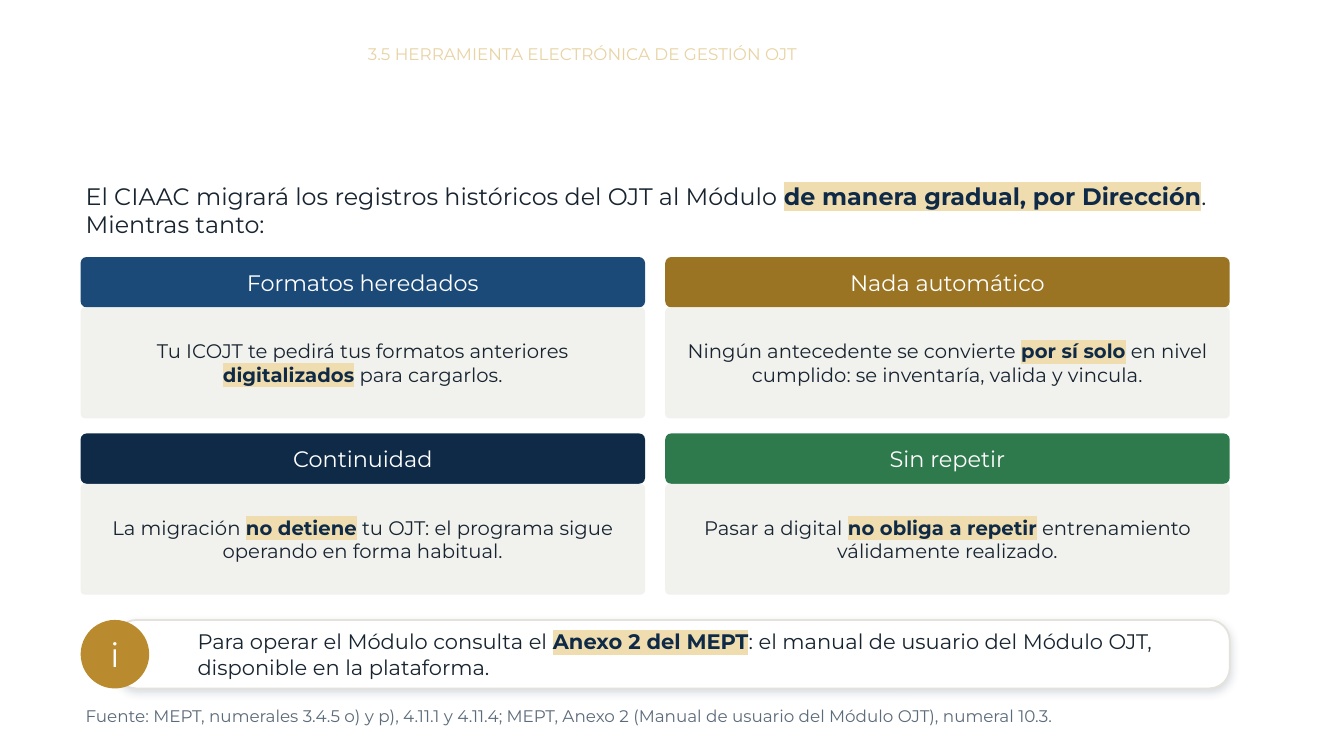
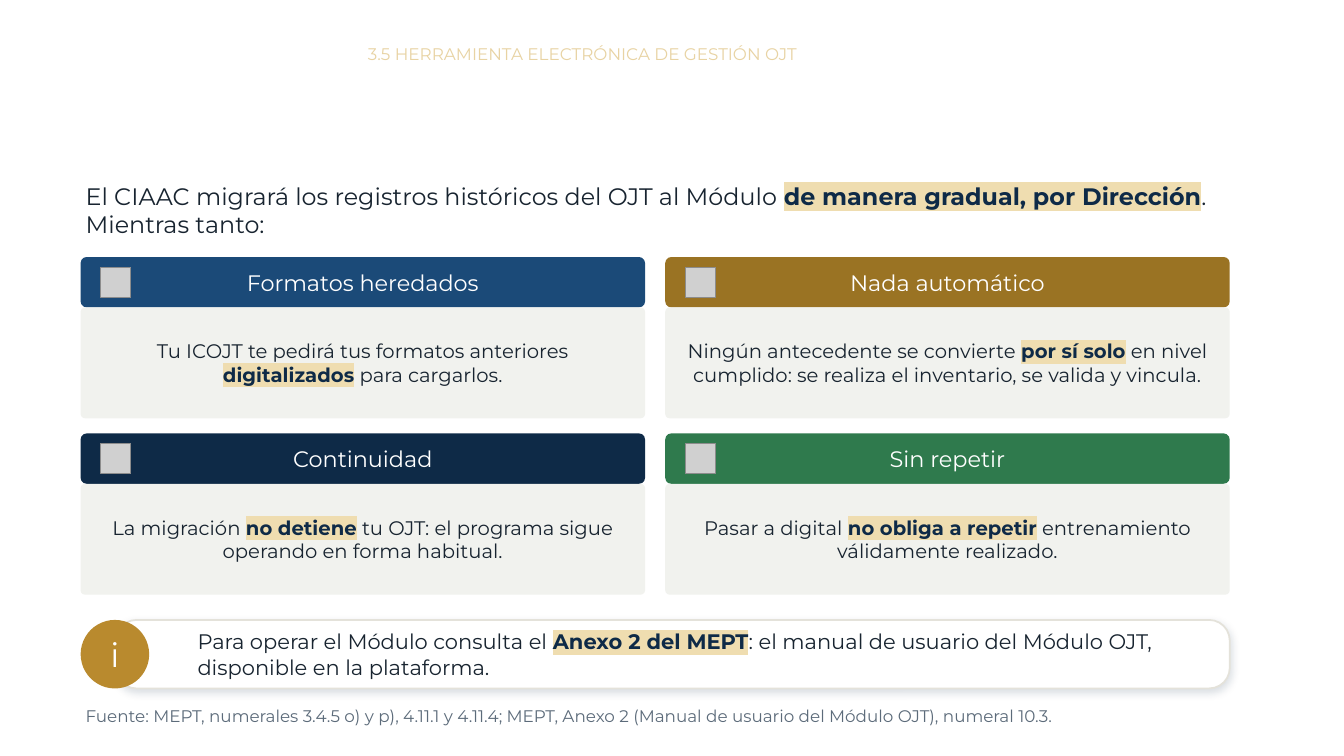
Before and after one commit to CIAAC-Capacitacion/Curso_MEPT_OJT, a slide deck: slide 27 of modulo3.pptx (slide 24 before the commit). Drawn at 1344x756 pixels with LibreOffice and Linux fonts; fonts in the diff are those of the drawing; grey boxes stand for pictures; background and template pictures are left out. Boxes give left, top, right and bottom in pixels: in the first picture for what was removed or moved away, otherwise in the second. Text is boxed around its words. In the diff, an @@ line names an element or a change of style, - is before the commit and + after.

```diff
--- a/modulo3.pptx
+++ b/modulo3.pptx
@@ picture added at (x1=101, y1=267, x2=131, y2=297) @@
@@ picture added at (x1=686, y1=267, x2=716, y2=297) @@
@@ text in rounded rectangle at (x1=688, y1=339, x2=1207, y2=386): text changed @@
-Ningún antecedente se convierte por sí solo en nivel cumplido: se inventaría, valida y vincula.
+Ningún antecedente se convierte por sí solo en nivel cumplido: se realiza el inventario, se valida y vincula.
@@ picture added at (x1=101, y1=444, x2=131, y2=474) @@
@@ picture added at (x1=686, y1=444, x2=716, y2=474) @@
```
Also in this commit, not shown: 13 other slides changed, 5 slides added, 1 slide removed, 5 other files.
